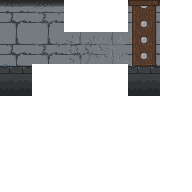
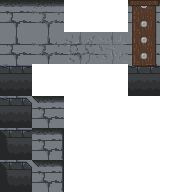
Layers edited between the first and the second (192, 192) image:
added layer "ceil-corner-3" in group "Floor" over [32, 160, 64, 192]
added layer "floor-corner-3" in group "Floor" over [0, 160, 32, 192]
added layer "ceil-corner-2" in group "Floor" over [32, 128, 64, 160]
added layer "ceil-corner-1" in group "Floor" over [32, 96, 64, 128]
added layer "floor-corner-2" in group "Floor" over [0, 128, 32, 160]
added layer "floor-corner-1" in group "Floor" over [0, 96, 32, 128]
